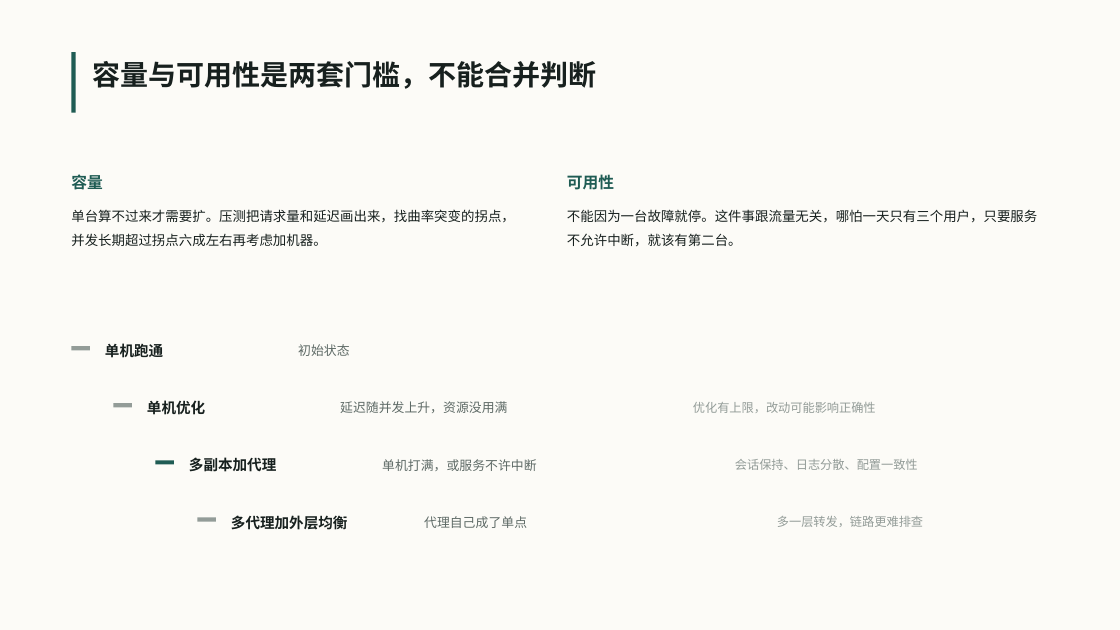
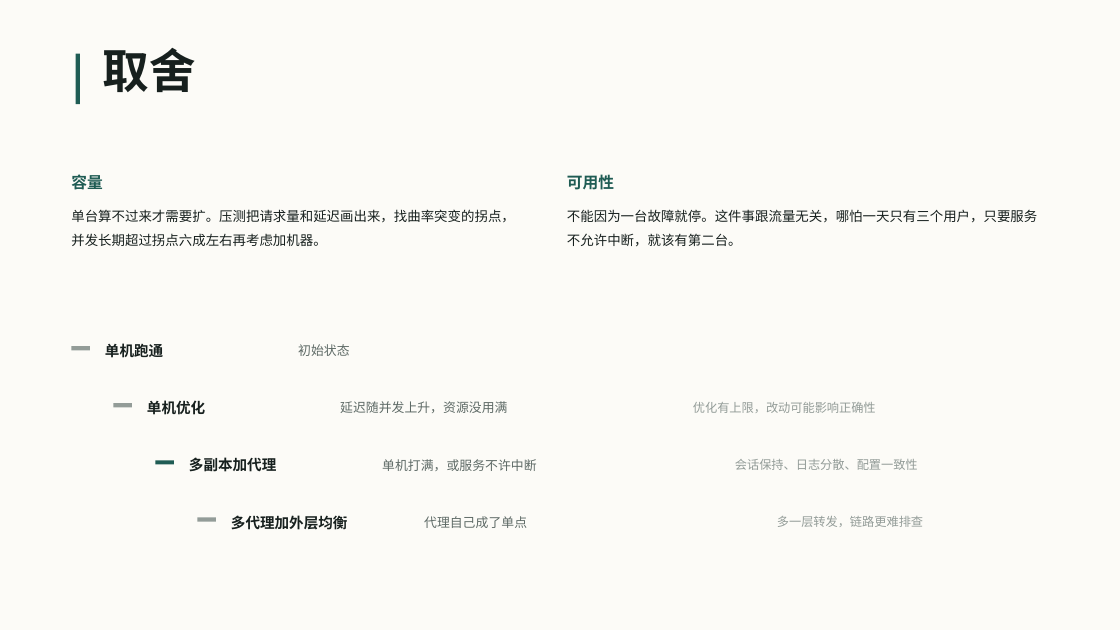
Before and after one commit to VesselPaper/symbiont, a slide deck: slide 13 of share/技术分享-应用代理与负载均衡.pptx. Drawn at 1120x630 pixels with LibreOffice and Linux fonts; fonts in the diff are those of the drawing. Boxes give left, top, right and bottom in pixels: in the first picture for what was removed or moved away, otherwise in the second. Text is boxed around its words. In the diff, an @@ line names an element or a change of style, - is before the commit and + after.

```diff
--- a/share/技术分享-应用代理与负载均衡.pptx
+++ b/share/技术分享-应用代理与负载均衡.pptx
@@ rectangle resized from (x1=71, y1=52, x2=76, y2=113) to (x1=76, y1=54, x2=80, y2=104) @@
@@ text at (x1=102, y1=48, x2=195, y2=92): text changed; size 24 to 40 pt @@
-容量与可用性是两套门槛，不能合并判断
+取舍
```
Also in this commit, not shown: 17 other slides changed, 1 slide added, 1 slide removed, 2 other files.
